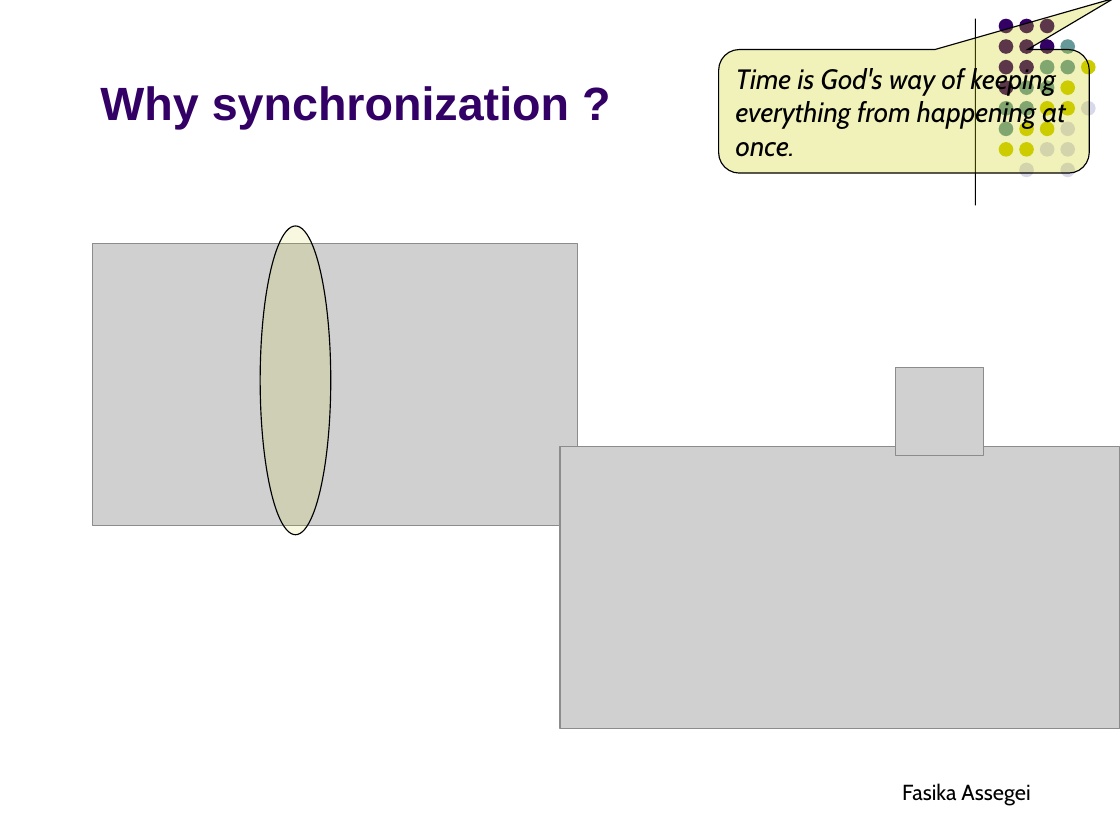
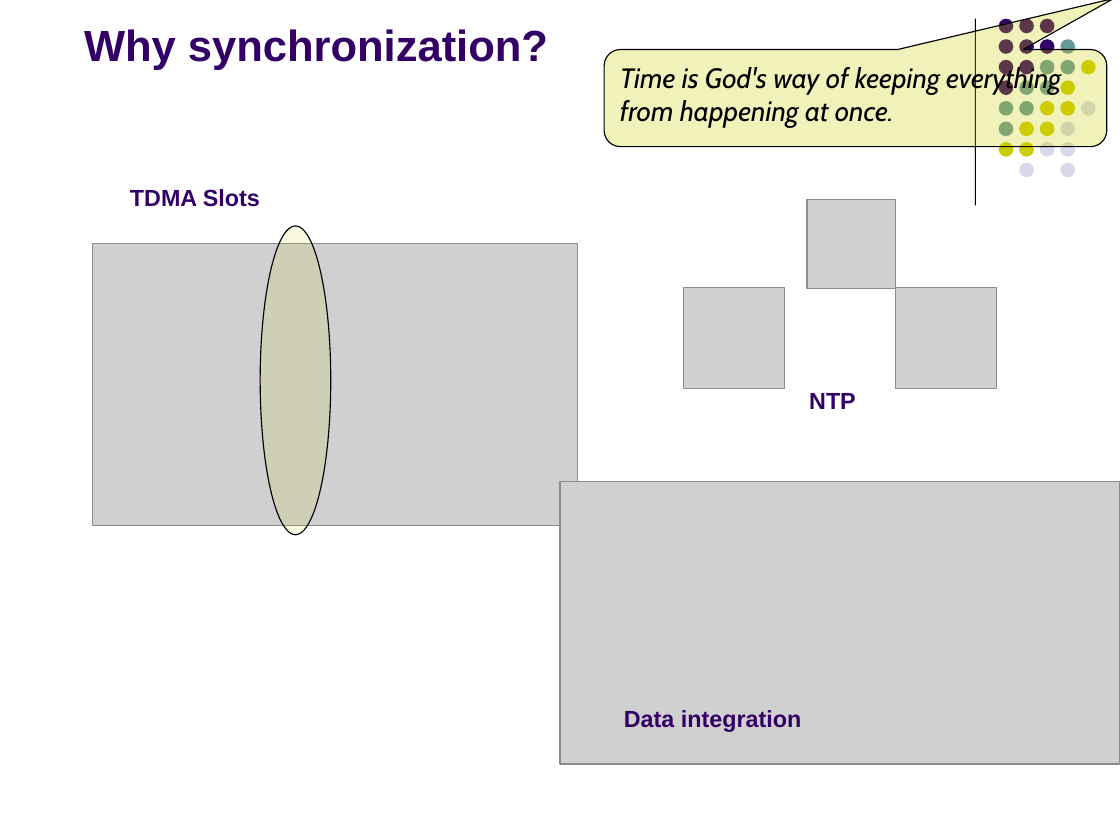
Before and after one commit to fasalex/symposium, a slide deck: slide 4 of Presentation.ppt. Drawn at 1120x840 pixels with LibreOffice and Linux fonts; fonts in the diff are those of the drawing; grey boxes stand for pictures. Boxes give left, top, right and bottom in pixels: in the first picture for what was removed or moved away, otherwise in the second. Text is boxed around its words. In the diff, an @@ line names an element or a change of style, - is before the commit and + after.

```diff
--- a/Presentation.ppt
+++ b/Presentation.ppt
@@ title at bbox=[84, 29, 548, 70]: text changed; size 30 to 28 pt @@
-Why synchronization ?
+Why synchronization?
@@ rounded speech box "Time is God's way of ...": place and size @@
-rounded speech box "Time is God's way of ..." at bbox=[719, 49, 1090, 172]
+rounded speech box "Time is God's way of ..." at bbox=[604, 49, 1107, 147]
@@ rounded speech box "Time is God's way of ..." at bbox=[604, 49, 1107, 147]: proportions changed @@
@@ text added at bbox=[130, 189, 260, 207], 15 pt, text #330066, bold @@
+TDMA Slots
@@ picture added at bbox=[806, 199, 895, 288] @@
@@ picture added at bbox=[683, 288, 784, 389] @@
@@ picture: place and size @@
-picture at bbox=[895, 367, 983, 456]
+picture at bbox=[895, 288, 996, 389]
@@ text added at bbox=[809, 393, 856, 409], 15 pt, text #330066, bold @@
+NTP
@@ picture: place and size @@
-picture at bbox=[560, 447, 1120, 729]
+picture at bbox=[560, 482, 1120, 764]
@@ text added at bbox=[624, 710, 801, 732], 15 pt, text #330066, bold @@
+Data integration
@@ text removed at bbox=[902, 783, 1030, 805] @@
-Fasika Assegei
```
Also in this commit, not shown: 28 other slides changed, 13 slides added, 7 slides removed.
